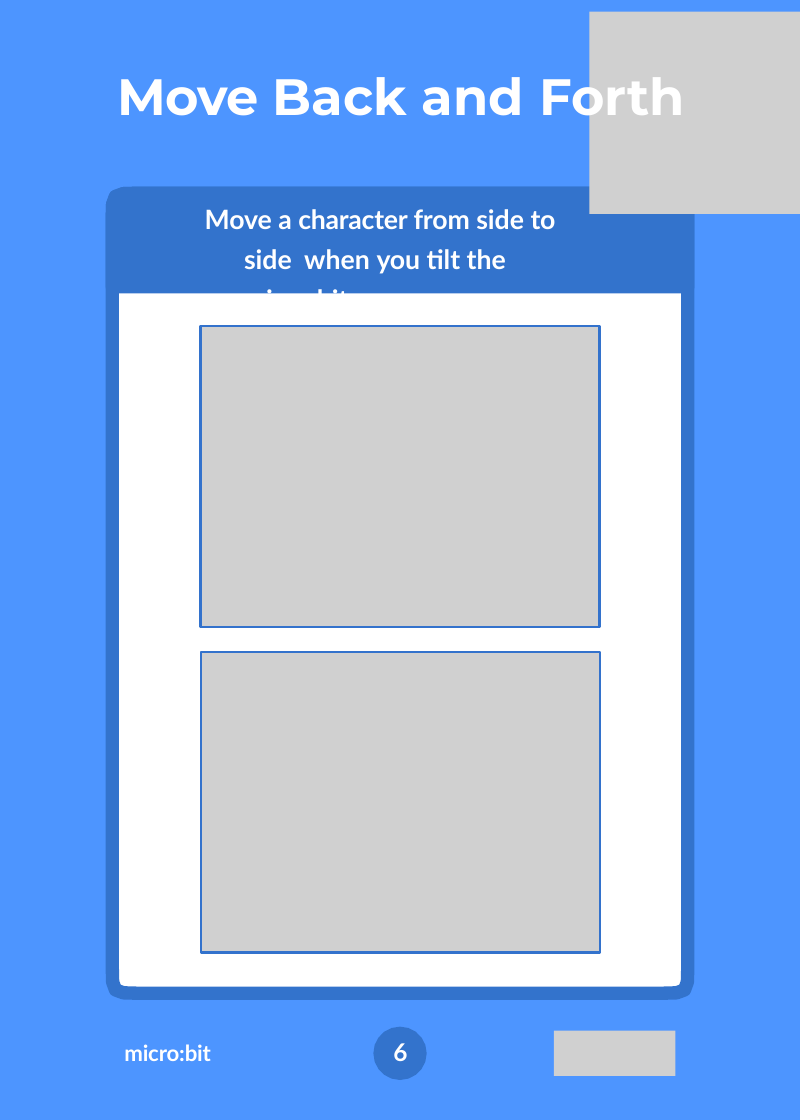
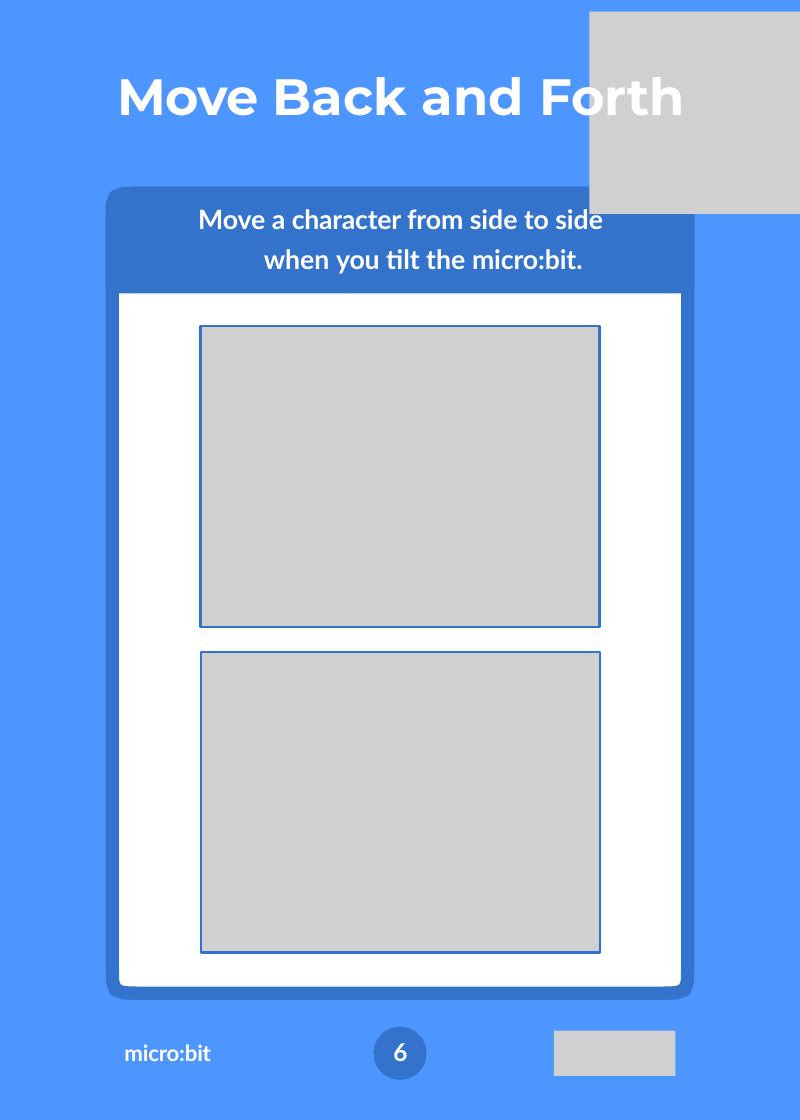
Before and after one commit to hansdejongehv/Scratch-Cards-Temp, a slide deck: slide 13 of English Scratch Cards easier to translate/microbit-cards.pptx. Drawn at 800x1120 pixels with LibreOffice and Linux fonts; fonts in the diff are those of the drawing; grey boxes stand for pictures. Boxes give left, top, right and bottom in pixels: in the first picture for what was removed or moved away, otherwise in the second. Text is boxed around its words. In the diff, an @@ line names an element or a change of style, - is before the commit and + after.

```diff
--- a/English Scratch Cards easier to translate/microbit-cards.pptx
+++ b/English Scratch Cards easier to translate/microbit-cards.pptx
@@ text "Move a character from side ...": place and size @@
-text "Move a character from side ..." at <box>205,209,556,294</box>
+text "Move a character from side ..." at <box>198,207,603,274</box>
@@ text "Move a character from side ..." at <box>198,207,603,274</box>: alignment left to centre @@
```
Also in this commit, not shown: 14 other slides changed, 9 other files.
